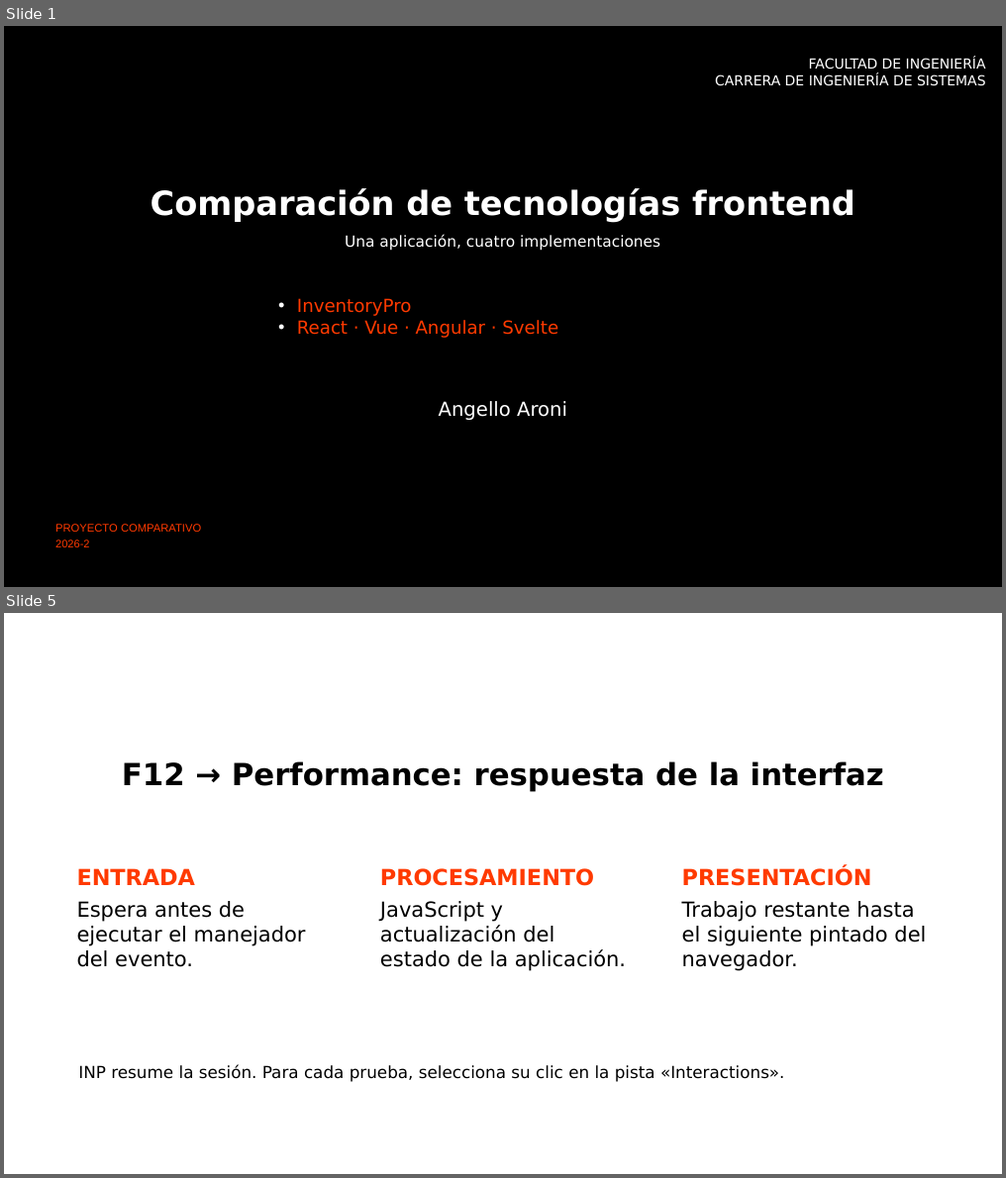
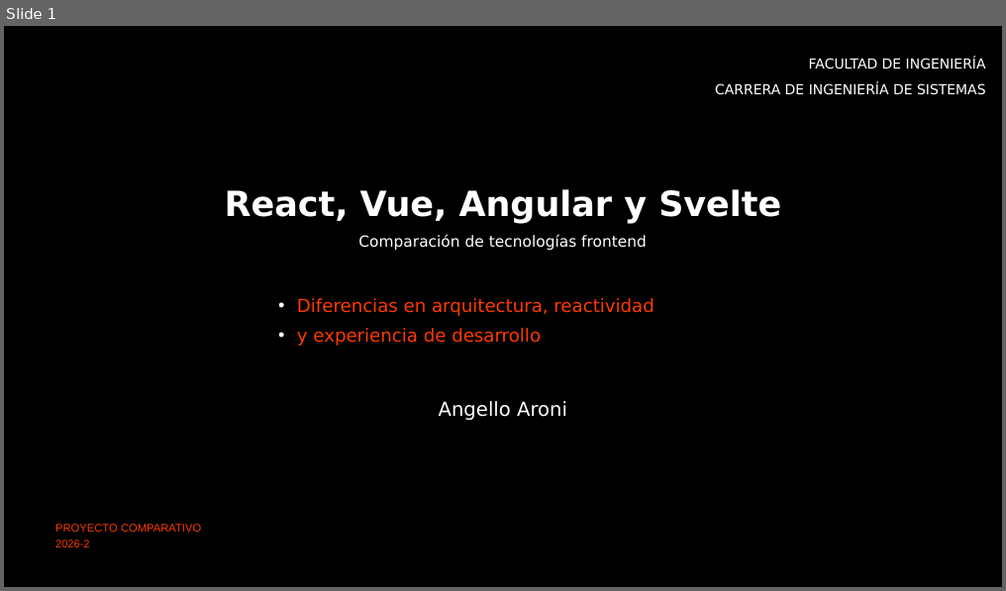
Before and after one commit to angelloaroni/ArquiSoftIndividual, a slide deck: presentacion/Comparativa_Frontend_InventoryPro.pptx. Shown one above the other, each under a label of ours: slides 1 and 5 before the commit, slide 1 after it; the slides between them are not shown. The pictures are 1006x1178 and 1006x591 pixels, drawn with LibreOffice and Linux fonts; fonts in the diff are those of the drawing; background and template pictures are left out. Boxes give left, top, right and bottom in pixels: in the first picture for what was removed or moved away, otherwise in the second. Text is boxed around its words. In the diff, an @@ line names an element or a change of style, - is before the commit and + after.

Commit message:
Focus slides on framework differences and update presentation script

```diff
--- a/presentacion/Comparativa_Frontend_InventoryPro.pptx
+++ b/presentacion/Comparativa_Frontend_InventoryPro.pptx
@@ slide 5 removed at (x1=4, y1=613, x2=1002, y2=1174), background #FFFFFF @@
@@ title removed at (x1=122, y1=761, x2=884, y2=792) @@
-F12 → Performance: respuesta de la interfaz
@@ subtitle removed at (x1=77, y1=868, x2=195, y2=885) @@
-ENTRADA
@@ subtitle removed at (x1=380, y1=868, x2=594, y2=886) @@
-PROCESAMIENTO
@@ subtitle removed at (x1=682, y1=868, x2=872, y2=886) @@
-PRESENTACIÓN
@@ subtitle removed at (x1=77, y1=901, x2=306, y2=967) @@
-Espera antes de ejecutar el manejador del evento.
@@ subtitle removed at (x1=380, y1=901, x2=626, y2=971) @@
-JavaScript y actualización del estado de la aplicación.
@@ subtitle removed at (x1=682, y1=901, x2=926, y2=971) @@
-Trabajo restante hasta el siguiente pintado del navegador.
@@ text removed at (x1=78, y1=1065, x2=785, y2=1082) @@
-INP resume la sesión. Para cada prueba, selecciona su clic en la pista «Interactions».
@@ slide 1 changed as well @@
@@ text "FACULTAD DE INGENIERÍA" at (x1=715, y1=58, x2=986, y2=95): more space between paragraphs @@
@@ title at (x1=225, y1=189, x2=781, y2=224): text changed; size 24 to 25 pt @@
-Comparación de tecnologías frontend
+React, Vue, Angular y Svelte
@@ text at (x1=358, y1=234, x2=647, y2=251): text changed @@
-Una aplicación, cuatro implementaciones
+Comparación de tecnologías frontend
@@ text at (x1=297, y1=298, x2=653, y2=346): text changed @@
-• InventoryPro
-• React · Vue · Angular · Svelte
+• Diferencias en arquitectura, reactividad
+• y experiencia de desarrollo
```
Also in this commit, not shown: 3 other slides changed, 3 slides added, 2 other slides removed, 3 other files.
